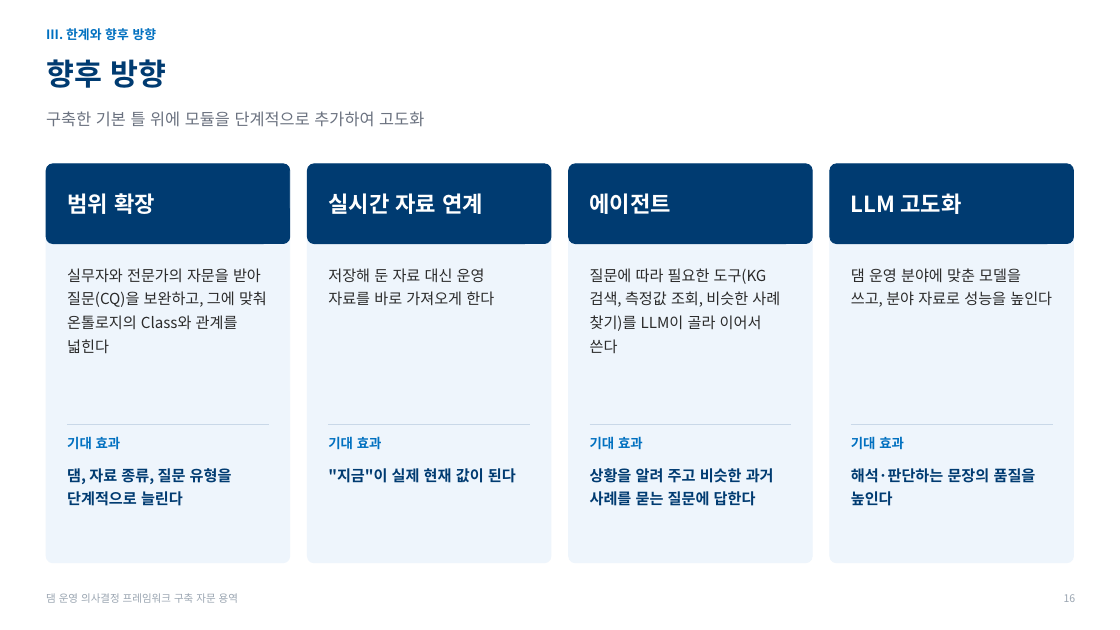
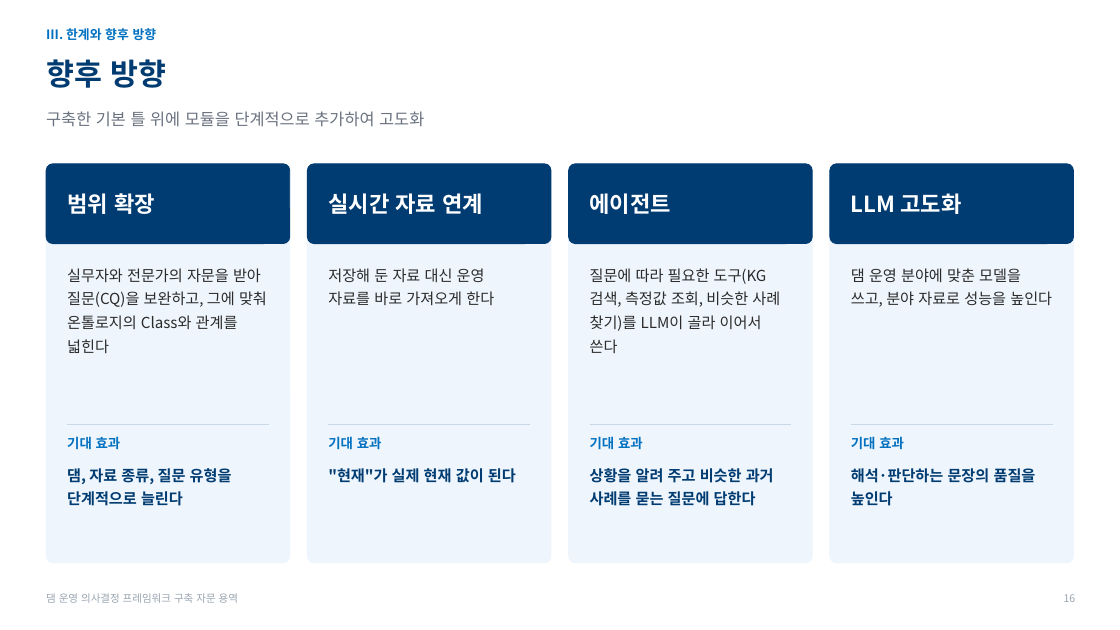
Before and after one commit to mkm1119/KGRAG-LLM, a slide deck: slide 16 of project_khnp/2026.11.26_한강수력본부_발표자료_초안.pptx. Drawn at 1120x630 pixels with LibreOffice and Linux fonts; fonts in the diff are those of the drawing; background and template pictures are left out. Boxes give left, top, right and bottom in pixels: in the first picture for what was removed or moved away, otherwise in the second. Text is boxed around its words. In the diff, an @@ line names an element or a change of style, - is before the commit and + after.

```diff
--- a/project_khnp/2026.11.26_한강수력본부_발표자료_초안.pptx
+++ b/project_khnp/2026.11.26_한강수력본부_발표자료_초안.pptx
@@ text at (328, 468, 516, 483): text changed @@
-"지금"이 실제 현재 값이 된다
+"현재"가 실제 현재 값이 된다
```
Also in this commit, not shown: 4 other slides changed.
